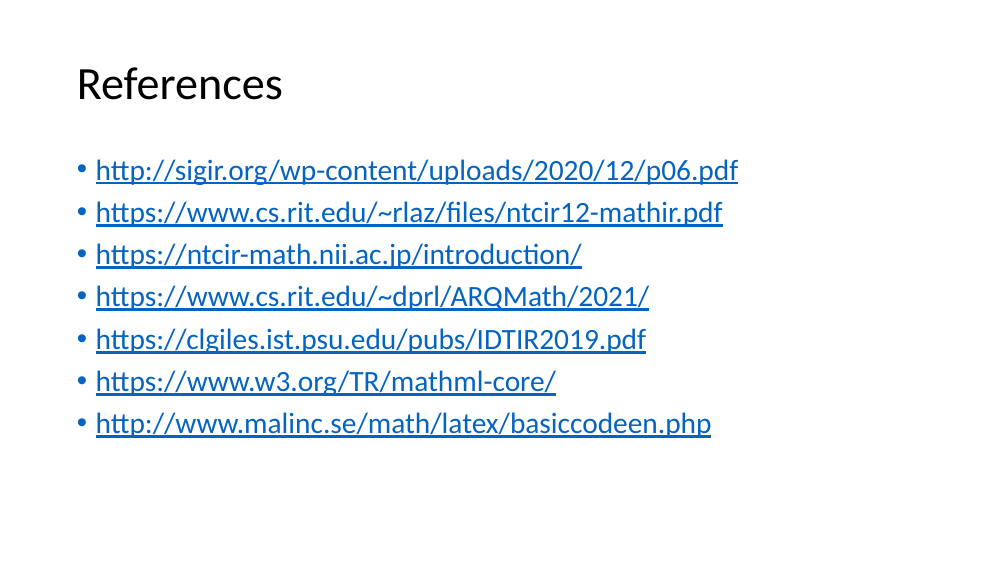
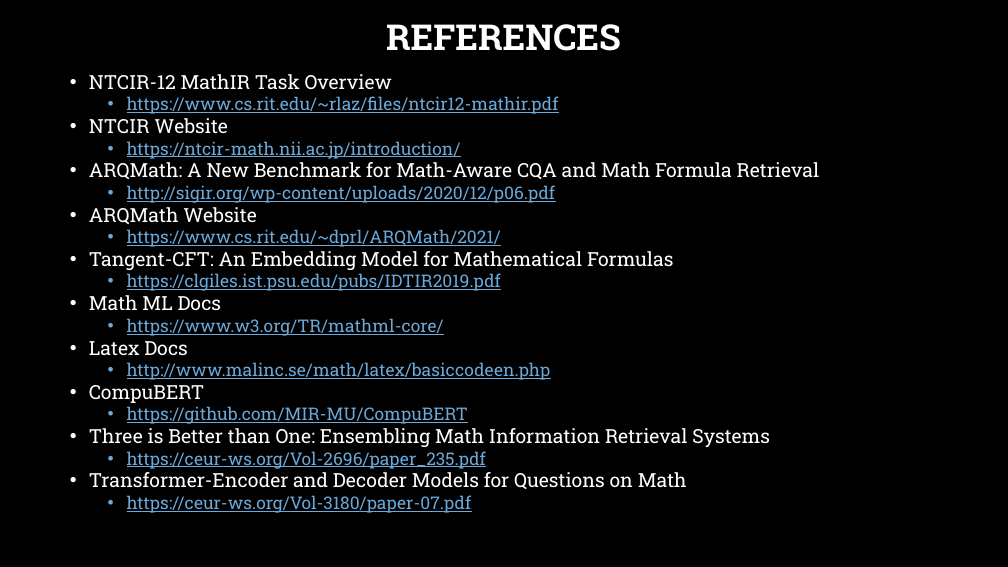
Before and after one commit to pure0022/math-IR-ARQMath-CompuBERT, a slide deck: slide 22 of Math Information Retrieval.pptx (slide 19 before the commit). Drawn at 1008x567 pixels with LibreOffice and Linux fonts; fonts in the diff are those of the drawing; background and template pictures are left out. Boxes give left, top, right and bottom in pixels: in the first picture for what was removed or moved away, otherwise in the second. Text is boxed around its words. In the diff, an @@ line names an element or a change of style, - is before the commit and + after.

```diff
--- a/Math Information Retrieval.pptx
+++ b/Math Information Retrieval.pptx
@@ background #FFFFFF to picture (left out) @@
@@ title at bbox=[386, 24, 621, 51]: text changed; size 44 to 34 pt; font Calibri to Roboto Slab; text colour #000000 to #FFFFFF; bold on @@
-References
+REFERENCES
@@ text "NTCIR-12 MathIR Task Overview": place and size @@
-text "NTCIR-12 MathIR Task Overview" at bbox=[96, 159, 738, 438]
+text "NTCIR-12 MathIR Task Overview" at bbox=[89, 74, 820, 513]
@@ text at bbox=[89, 74, 820, 179]: paragraphs added @@
+• NTCIR-12 MathIR Task Overview
+  • https://www.cs.rit.edu/~rlaz/files/ntcir12-mathir.pdf
+• NTCIR Website
+  • https://ntcir-math.nii.ac.jp/introduction/
+• ARQMath: A New Benchmark for Math-Aware CQA and Math Formula Retrieval
@@ text at bbox=[89, 207, 257, 224]: text changed; size 28 to 18.5 pt; font Calibri to Roboto Slab; text colour #0563C1 to #FFFFFF @@
-• https://www.cs.rit.edu/~rlaz/files/ntcir12-mathir.pdf
-• https://ntcir-math.nii.ac.jp/introduction/
+• ARQMath Website
@@ text at bbox=[127, 185, 556, 380]: size 28 to 16.6 pt, font Calibri to Roboto Slab, text colour #0563C1 to #6BA9DA in "http://sigir.org/wp-content/uploads/2020/12/p06.pdf", "https://www.cs.rit.edu/~dprl/ARQMath/2021/", "https://clgiles.ist.psu.edu/pubs/IDTIR2019.pdf", "https://www.w3.org/TR/mathml-core/" and 1 more places; list level 1 to 2 in "http://sigir.org/wp-content/uploads/2020/12/p06.pdf"; line spacing 0.9 to 1; list level 1 to 2 in "https://www.cs.rit.edu/~dprl/ARQMath/2021/"; list level 1 to 2 in "https://clgiles.ist.psu.edu/pubs/IDTIR2019.pdf"; list level 1 to 2 in "https://www.w3.org/TR/mathml-core/"; list level 1 to 2 in "http://www.malinc.se/math/latex/basiccodeen.php" @@
@@ text at bbox=[89, 251, 673, 270]: paragraph added @@
+• Tangent-CFT: An Embedding Model for Mathematical Formulas
@@ text at bbox=[89, 295, 222, 310]: paragraph added @@
+• Math ML Docs
@@ text at bbox=[89, 341, 188, 355]: paragraph added @@
+• Latex Docs
@@ text at bbox=[89, 385, 770, 513]: paragraphs added @@
+• CompuBERT
+  • https://github.com/MIR-MU/CompuBERT
+• Three is Better than One: Ensembling Math Information Retrieval Systems
+  • https://ceur-ws.org/Vol-2696/paper_235.pdf
+• Transformer-Encoder and Decoder Models for Questions on Math
+  • https://ceur-ws.org/Vol-3180/paper-07.pdf
```
Also in this commit, not shown: 17 other slides changed, 4 slides added, 1 slide removed, 3 other files.
